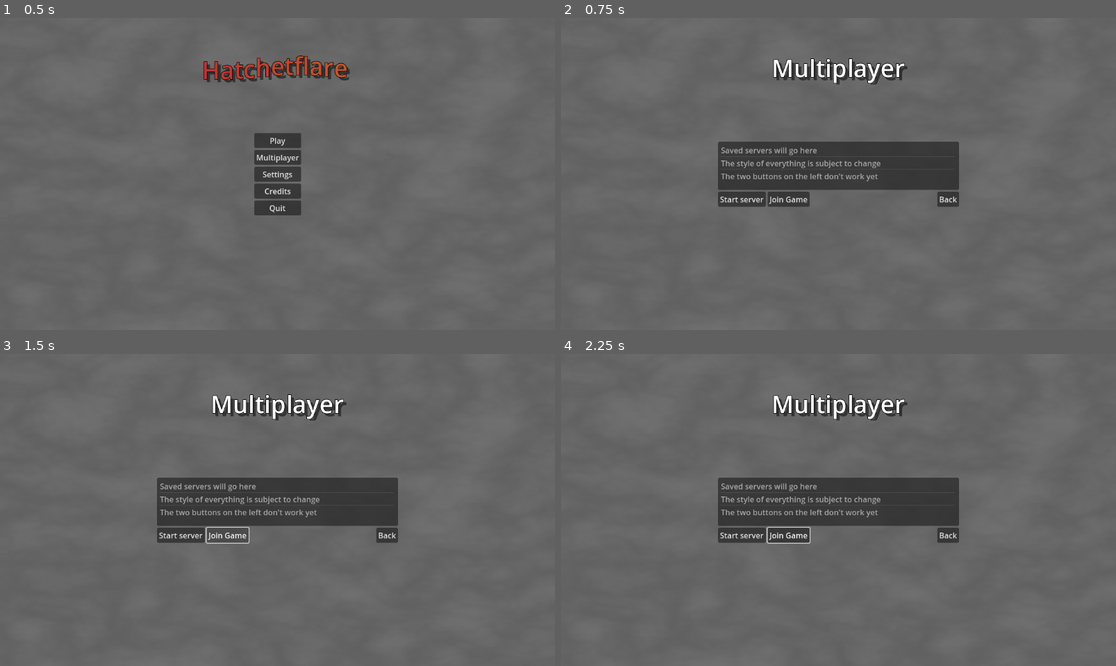
Above: before the commit, frames 1-4 (two rows, left to right).
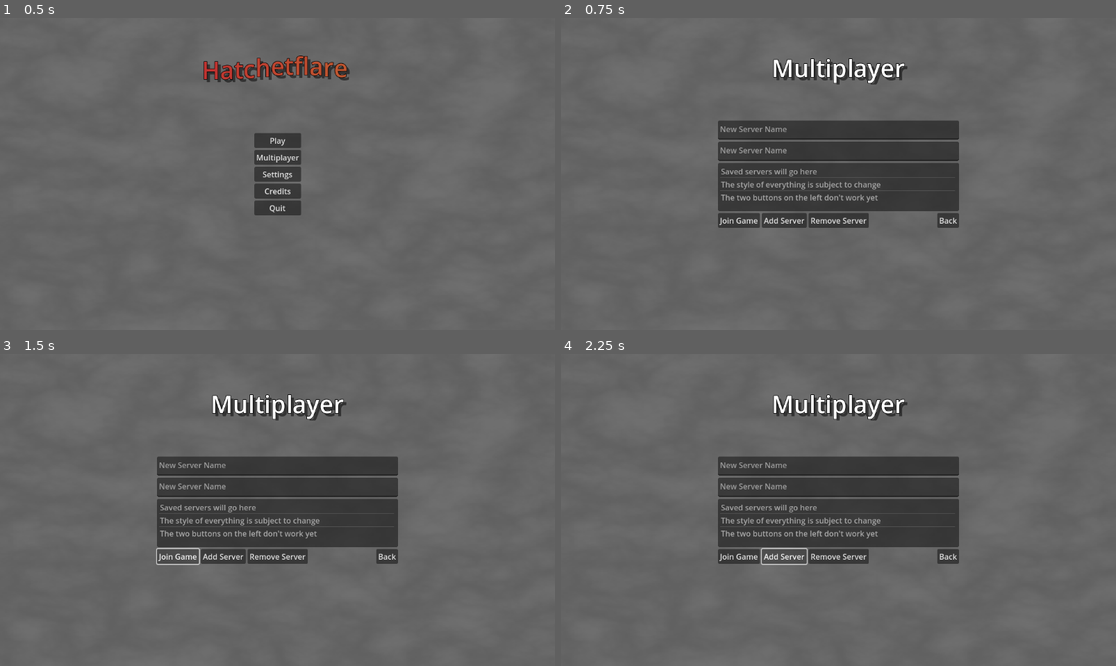
Above: after the commit, the same moments.

Repository: pixerhp/Hatchetflair
Game: Godot game, scene res://scenes/main_menu.tscn
Two runs of this game, one before a commit and one after it. Both use one fixed random seed, a clock stepped at 60 frames per second and the inputs below. Before the commit the project starts from res://main_menu.tscn.
Inputs (mouse positions are in pixels of both pictures, inside the frame that each line leads up to):
- Up to frame 1 (0.5 s): no input
- Up to frame 2 (0.75 s): click "Multiplayer" at 0.5 s
- Up to frame 3 (1.5 s): click "Join Game" at 1.25 s
- Up to frame 4 (2.25 s): click (783, 556) at 2 s, where only the run after the commit has a clickable "Add Server"

Frame 1 is identical in both runs. In frame 2, 7.2% of the frame differs, in the area x 28-72%, y 32-68%; in frame 3, 7.2%; in frame 4, 7.2%.
Error after the commit: Trying to assign value of type 'TextEdit' to a variable of type 'LineEdit'. (res://scripts/main_menu.gd:8)

Commit message:
General menu orginization.

Diff:
--- a/project.godot
+++ b/project.godot
@@ -11,7 +11,7 @@
 [application]
 
 config/name="Hatchetflare"
-run/main_scene="res://main_menu.tscn"
+run/main_scene="res://scenes/main_menu.tscn"
 config/features=PackedStringArray("4.0", "GL Compatibility")
 config/icon="res://icon.svg"
 
--- /dev/null
+++ b/scenes/main_menu.tscn
@@ -0,0 +1,416 @@
+[gd_scene load_steps=5 format=3 uid="uid://bbwhtlk15abxa"]
+
+[ext_resource type="Script" path="res://scripts/main_menu.gd" id="1_224c0"]
+
+[sub_resource type="Gradient" id="Gradient_skhgw"]
+interpolation_mode = 2
+colors = PackedColorArray(0.440336, 0.440336, 0.440336, 1, 0.37918, 0.37918, 0.37918, 1)
+
+[sub_resource type="FastNoiseLite" id="FastNoiseLite_0peb1"]
+fractal_type = 3
+fractal_ping_pong_strength = 0.837
+
+[sub_resource type="NoiseTexture2D" id="NoiseTexture2D_ewhrs"]
+color_ramp = SubResource("Gradient_skhgw")
+noise = SubResource("FastNoiseLite_0peb1")
+
+[node name="MainMenu" type="Control"]
+layout_mode = 3
+anchors_preset = 15
+anchor_right = 1.0
+anchor_bottom = 1.0
+grow_horizontal = 2
+grow_vertical = 2
+script = ExtResource("1_224c0")
+
+[node name="TextureRect" type="TextureRect" parent="."]
+layout_mode = 1
+anchors_preset = 15
+anchor_right = 1.0
+anchor_bottom = 1.0
+grow_horizontal = 2
+grow_vertical = 2
+texture = SubResource("NoiseTexture2D_ewhrs")
+
+[node name="Menus" type="Control" parent="."]
+layout_mode = 1
+anchors_preset = 15
+anchor_right = 1.0
+anchor_bottom = 1.0
+grow_horizontal = 2
+grow_vertical = 2
+
+[node name="MenuScreen" type="Control" parent="Menus"]
+layout_mode = 1
+anchors_preset = 15
+anchor_right = 1.0
+anchor_bottom = 1.0
+grow_horizontal = 2
+grow_vertical = 2
+
+[node name="Title" type="RichTextLabel" parent="Menus/MenuScreen"]
+layout_mode = 1
+anchors_preset = 5
+anchor_left = 0.5
+anchor_right = 0.5
+offset_left = -157.0
+offset_top = 69.0
+offset_right = 157.0
+offset_bottom = 138.0
+grow_horizontal = 2
+theme_override_colors/font_shadow_color = Color(0, 0, 0, 0.501961)
+theme_override_colors/font_outline_color = Color(0, 0, 0, 1)
+theme_override_constants/shadow_offset_x = 6
+theme_override_constants/shadow_offset_y = 6
+theme_override_constants/outline_size = 4
+theme_override_font_sizes/normal_font_size = 50
+bbcode_enabled = true
+text = "[rainbow freq=0.0075 sat=0.75 val=0.75][wave freq=2 amp=50]Hatchetflare[/wave][/rainbow]"
+fit_content = true
+autowrap_mode = 0
+
+[node name="MainButtons" type="VBoxContainer" parent="Menus/MenuScreen"]
+layout_mode = 1
+anchors_preset = 8
+anchor_left = 0.5
+anchor_top = 0.5
+anchor_right = 0.5
+anchor_bottom = 0.5
+offset_left = -20.0
+offset_top = -20.0
+offset_right = 20.0
+offset_bottom = 20.0
+grow_horizontal = 2
+grow_vertical = 2
+
+[node name="Play" type="Button" parent="Menus/MenuScreen/MainButtons"]
+layout_mode = 2
+text = "Play"
+
+[node name="Multiplayer" type="Button" parent="Menus/MenuScreen/MainButtons"]
+layout_mode = 2
+text = "Multiplayer"
+
+[node name="Settings" type="Button" parent="Menus/MenuScreen/MainButtons"]
+layout_mode = 2
+text = "Settings"
+
+[node name="Credits" type="Button" parent="Menus/MenuScreen/MainButtons"]
+layout_mode = 2
+text = "Credits"
+
+[node name="Quit" type="Button" parent="Menus/MenuScreen/MainButtons"]
+layout_mode = 2
+text = "Quit"
+
+[node name="SaveSelectScreen" type="Control" parent="Menus"]
+visible = false
+layout_mode = 1
+anchors_preset = 15
+anchor_right = 1.0
+anchor_bottom = 1.0
+grow_horizontal = 2
+grow_vertical = 2
+
+[node name="Title" type="RichTextLabel" parent="Menus/SaveSelectScreen"]
+layout_mode = 1
+anchors_preset = 5
+anchor_left = 0.5
+anchor_right = 0.5
+offset_left = -157.0
+offset_top = 69.0
+offset_right = 157.0
+offset_bottom = 138.0
+grow_horizontal = 2
+theme_override_colors/font_shadow_color = Color(0, 0, 0, 0.501961)
+theme_override_colors/font_outline_color = Color(0, 0, 0, 1)
+theme_override_constants/shadow_offset_x = 6
+theme_override_constants/shadow_offset_y = 6
+theme_override_constants/outline_size = 4
+theme_override_font_sizes/normal_font_size = 50
+bbcode_enabled = true
+text = "[center]Saves[/center]"
+fit_content = true
+autowrap_mode = 0
+
+[node name="SaveSelect" type="VBoxContainer" parent="Menus/SaveSelectScreen"]
+layout_mode = 1
+anchors_preset = 8
+anchor_left = 0.5
+anchor_top = 0.5
+anchor_right = 0.5
+anchor_bottom = 0.5
+offset_left = -250.0
+offset_top = -85.0
+offset_right = 250.0
+offset_bottom = 85.0
+grow_horizontal = 2
+grow_vertical = 2
+
+[node name="Toggles" type="HBoxContainer" parent="Menus/SaveSelectScreen/SaveSelect"]
+layout_mode = 2
+
+[node name="AsServer" type="CheckButton" parent="Menus/SaveSelectScreen/SaveSelect/Toggles"]
+layout_mode = 2
+text = "As server"
+
+[node name="AllowPlayers" type="CheckButton" parent="Menus/SaveSelectScreen/SaveSelect/Toggles"]
+layout_mode = 2
+text = "Allow other players"
+
+[node name="Saves" type="ItemList" parent="Menus/SaveSelectScreen/SaveSelect"]
+custom_minimum_size = Vector2(500, 100)
+layout_mode = 2
+item_count = 3
+item_0/text = "Game saves will go here"
+item_1/text = "The style of everything is subject to change"
+item_2/text = "The two buttons on the left don't work yet"
+
+[node name="Buttons" type="HBoxContainer" parent="Menus/SaveSelectScreen/SaveSelect"]
+layout_mode = 2
+
+[node name="Play" type="Button" parent="Menus/SaveSelectScreen/SaveSelect/Buttons"]
+layout_mode = 2
+text = "Play"
+
+[node name="NewSave" type="Button" parent="Menus/SaveSelectScreen/SaveSelect/Buttons"]
+layout_mode = 2
+text = "New Save"
+
+[node name="DeleteSave" type="Button" parent="Menus/SaveSelectScreen/SaveSelect/Buttons"]
+layout_mode = 2
+text = "Delete Save"
+
+[node name="Control" type="Control" parent="Menus/SaveSelectScreen/SaveSelect/Buttons"]
+layout_mode = 2
+size_flags_horizontal = 3
+
+[node name="Back" type="Button" parent="Menus/SaveSelectScreen/SaveSelect/Buttons"]
+layout_mode = 2
+size_flags_horizontal = 0
+text = "Back"
+
+[node name="MultiplayerScreen" type="Control" parent="Menus"]
+visible = false
+layout_mode = 1
+anchors_preset = 15
+anchor_right = 1.0
+anchor_bottom = 1.0
+grow_horizontal = 2
+grow_vertical = 2
+
+[node name="Title" type="RichTextLabel" parent="Menus/MultiplayerScreen"]
+layout_mode = 1
+anchors_preset = 5
+anchor_left = 0.5
+anchor_right = 0.5
+offset_left = -157.0
+offset_top = 69.0
+offset_right = 157.0
+offset_bottom = 138.0
+grow_horizontal = 2
+theme_override_colors/font_shadow_color = Color(0, 0, 0, 0.501961)
+theme_override_colors/font_outline_color = Color(0, 0, 0, 1)
+theme_override_constants/shadow_offset_x = 6
+theme_override_constants/shadow_offset_y = 6
+theme_override_constants/outline_size = 4
+theme_override_font_sizes/normal_font_size = 50
+bbcode_enabled = true
+text = "[center]Multiplayer[/center]"
+fit_content = true
+autowrap_mode = 0
+
+[node name="Multiplayer" type="VBoxContainer" parent="Menus/MultiplayerScreen"]
+layout_mode = 1
+anchors_preset = 8
+anchor_left = 0.5
+anchor_top = 0.5
+anchor_right = 0.5
+anchor_bottom = 0.5
+offset_left = -20.0
+offset_top = -20.0
+offset_right = 20.0
+offset_bottom = 20.0
+grow_horizontal = 2
+grow_vertical = 2
+
+[node name="IP" type="TextEdit" parent="Menus/MultiplayerScreen/Multiplayer"]
+custom_minimum_size = Vector2(0, 40)
+layout_mode = 2
+placeholder_text = "New Server Name"
+
+[node name="Name" type="TextEdit" parent="Menus/MultiplayerScreen/Multiplayer"]
+custom_minimum_size = Vector2(0, 40)
+layout_mode = 2
+placeholder_text = "New Server Name"
+
+[node name="SavedServersList" type="ItemList" parent="Menus/MultiplayerScreen/Multiplayer"]
+custom_minimum_size = Vector2(500, 100)
+layout_mode = 2
+item_count = 3
+item_0/text = "Saved servers will go here"
+item_1/text = "The style of everything is subject to change"
+item_2/text = "The two buttons on the left don't work yet"
+
+[node name="Buttons" type="HBoxContainer" parent="Menus/MultiplayerScreen/Multiplayer"]
+layout_mode = 2
+
+[node name="JoinGame" type="Button" parent="Menus/MultiplayerScreen/Multiplayer/Buttons"]
+layout_mode = 2
+text = "Join Game"
+
+[node name="AddServer" type="Button" parent="Menus/MultiplayerScreen/Multiplayer/Buttons"]
+layout_mode = 2
+text = "Add Server"
+
+[node name="RemoveServer" type="Button" parent="Menus/MultiplayerScreen/Multiplayer/Buttons"]
+layout_mode = 2
+text = "Remove Server"
+
+[node name="Control" type="Control" parent="Menus/MultiplayerScreen/Multiplayer/Buttons"]
+layout_mode = 2
+size_flags_horizontal = 3
+
+[node name="Back" type="Button" parent="Menus/MultiplayerScreen/Multiplayer/Buttons"]
+layout_mode = 2
+size_flags_horizontal = 0
+text = "Back"
+
+[node name="SettingsScreen" type="Control" parent="Menus"]
+visible = false
+layout_mode = 1
+anchors_preset = 15
+anchor_right = 1.0
+anchor_bottom = 1.0
+grow_horizontal = 2
+grow_vertical = 2
+
+[node name="Title" type="RichTextLabel" parent="Menus/SettingsScreen"]
+layout_mode = 1
+anchors_preset = 5
+anchor_left = 0.5
+anchor_right = 0.5
+offset_left = -157.0
+offset_top = 69.0
+offset_right = 157.0
+offset_bottom = 138.0
+grow_horizontal = 2
+theme_override_colors/font_shadow_color = Color(0, 0, 0, 0.501961)
+theme_override_colors/font_outline_color = Color(0, 0, 0, 1)
+theme_override_constants/shadow_offset_x = 6
+theme_override_constants/shadow_offset_y = 6
+theme_override_constants/outline_size = 4
+theme_override_font_sizes/normal_font_size = 50
+bbcode_enabled = true
+text = "[center]There is no need to change anything
+The game is perfect as it is[/center]"
+fit_content = true
+autowrap_mode = 0
+
+[node name="SettingsButtons" type="VBoxContainer" parent="Menus/SettingsScreen"]
+layout_mode = 1
+anchors_preset = 8
+anchor_left = 0.5
+anchor_top = 0.5
+anchor_right = 0.5
+anchor_bottom = 0.5
+offset_left = -20.0
+offset_top = -20.0
+offset_right = 20.0
+offset_bottom = 20.0
+grow_horizontal = 2
+grow_vertical = 2
+
+[node name="Back" type="Button" parent="Menus/SettingsScreen/SettingsButtons"]
+layout_mode = 2
+text = "Back"
+
+[node name="CreditsScreen" type="Control" parent="Menus"]
+visible = false
+layout_mode = 1
+anchors_preset = 15
+anchor_right = 1.0
+anchor_bottom = 1.0
+grow_horizontal = 2
+grow_vertical = 2
+
+[node name="Title" type="RichTextLabel" parent="Menus/CreditsScreen"]
+layout_mode = 1
+anchors_preset = 5
+anchor_left = 0.5
+anchor_right = 0.5
+offset_left = -402.0
+offset_top = 69.0
+offset_right = 402.0
+offset_bottom = 120.0
+grow_horizontal = 2
+theme_override_colors/font_shadow_color = Color(0, 0, 0, 0.501961)
+theme_override_colors/font_outline_color = Color(0, 0, 0, 1)
+theme_override_constants/shadow_offset_x = 6
+theme_override_constants/shadow_offset_y = 6
+theme_override_constants/outline_size = 4
+theme_override_font_sizes/normal_font_size = 30
+bbcode_enabled = true
+text = "Hatchetflare was made possible by these lovely people:"
+fit_content = true
+autowrap_mode = 0
+
+[node name="Credits" type="RichTextLabel" parent="Menus/CreditsScreen"]
+layout_mode = 1
+anchors_preset = 8
+anchor_left = 0.5
+anchor_top = 0.5
+anchor_right = 0.5
+anchor_bottom = 0.5
+offset_left = -122.0
+offset_top = -138.0
+offset_right = 122.0
+offset_bottom = 138.0
+grow_horizontal = 2
+grow_vertical = 2
+theme_override_colors/font_shadow_color = Color(0, 0, 0, 0.501961)
+theme_override_colors/font_outline_color = Color(0, 0, 0, 1)
+theme_override_constants/shadow_offset_x = 5
+theme_override_constants/shadow_offset_y = 5
+theme_override_constants/outline_size = 4
+bbcode_enabled = true
+text = "Lead creative designer:
+	[rainbow freq=0.1][wave]Pixer Pinecone[/wave][/rainbow]
+Developers:
+	[color=orange][wave]Jcodefox[/wave][/color]
+	[wave]SteveMC[/wave]
+Playtesters:
+	[wave]Blitceed[/wave]
+	[wave]LandOcto950[/wave]
+	[wave]Redstone[/wave]
+Other contributions:
+	[wave]Stranded Software Developer[/wave]"
+fit_content = true
+autowrap_mode = 0
+
+[node name="Back" type="Button" parent="Menus/CreditsScreen"]
+layout_mode = 1
+anchors_preset = 7
+anchor_left = 0.5
+anchor_top = 1.0
+anchor_right = 0.5
+anchor_bottom = 1.0
+offset_left = -22.0
+offset_top = -119.0
+offset_right = 23.0
+offset_bottom = -88.0
+grow_horizontal = 2
+grow_vertical = 0
+text = "Back"
+
+[connection signal="pressed" from="Menus/MenuScreen/MainButtons/Play" to="." method="open_screen" binds= ["SaveSelectScreen"]]
+[connection signal="pressed" from="Menus/MenuScreen/MainButtons/Multiplayer" to="." method="open_screen" binds= ["MultiplayerScreen"]]
+[connection signal="pressed" from="Menus/MenuScreen/MainButtons/Settings" to="." method="open_screen" binds= ["SettingsScreen"]]
+[connection signal="pressed" from="Menus/MenuScreen/MainButtons/Credits" to="." method="open_screen" binds= ["CreditsScreen"]]
+[connection signal="pressed" from="Menus/MenuScreen/MainButtons/Quit" to="." method="quit"]
+[connection signal="pressed" from="Menus/SaveSelectScreen/SaveSelect/Buttons/Play" to="." method="start_game" binds= [true]]
+[connection signal="pressed" from="Menus/SaveSelectScreen/SaveSelect/Buttons/Back" to="." method="open_screen" binds= ["MenuScreen"]]
+[connection signal="pressed" from="Menus/MultiplayerScreen/Multiplayer/Buttons/JoinGame" to="." method="start_game" binds= [false]]
+[connection signal="pressed" from="Menus/MultiplayerScreen/Multiplayer/Buttons/Back" to="." method="open_screen" binds= ["MenuScreen"]]
+[connection signal="pressed" from="Menus/SettingsScreen/SettingsButtons/Back" to="." method="open_screen" binds= ["MenuScreen"]]
+[connection signal="pressed" from="Menus/CreditsScreen/Back" to="." method="open_screen" binds= ["MenuScreen"]]
--- /dev/null
+++ b/scripts/main_menu.gd
@@ -0,0 +1,20 @@
+extends Control
+
+# Save select screen inputs
+@onready var as_server_toggle: CheckButton = $Menus/SaveSelectScreen/SaveSelect/Toggles/AsServer
+@onready var allow_players_toggle: CheckButton = $Menus/SaveSelectScreen/SaveSelect/Toggles/AllowPlayers
+
+# Multiplayer select screen inputs
+@onready var server_ip_box: LineEdit = $Menus/MultiplayerScreen/Multiplayer/IP
+@onready var server_name_box: LineEdit = $Menus/MultiplayerScreen/Multiplayer/Name
+
+func open_screen(screen_name: String):
+	for child in $Menus.get_children():
+		child.visible = false
+	get_node("Menus/" + screen_name).visible = true
+
+func start_game(is_hosting: bool = false) -> void:
+	pass # Replace with function body.
+
+func quit():
+	get_tree().quit()
